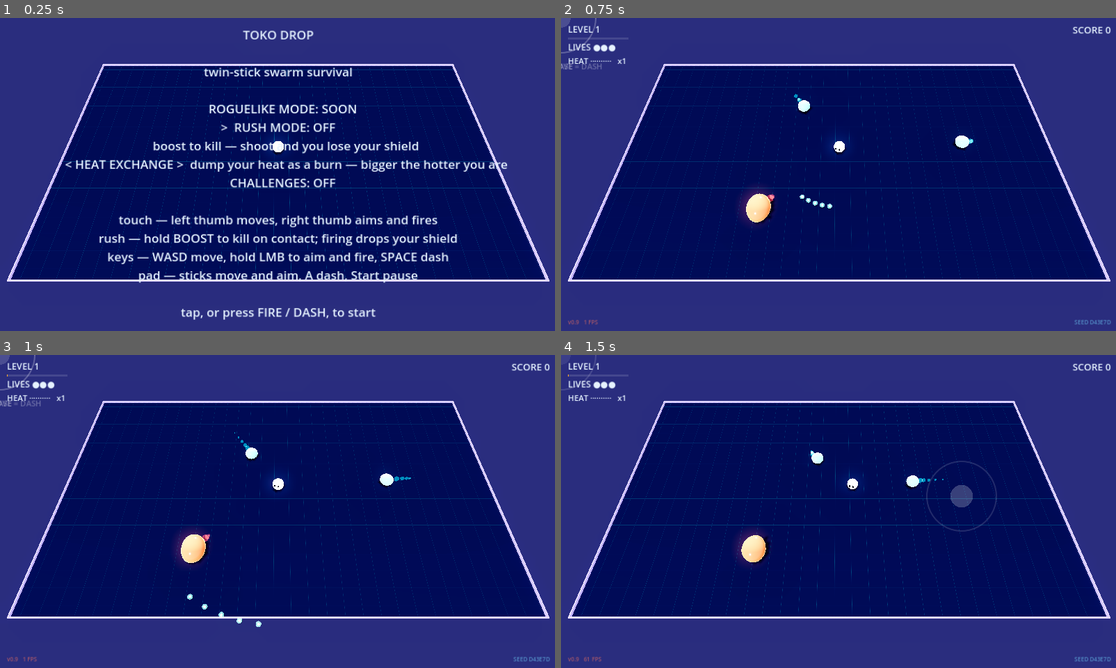
Above: before the commit, frames 1-4 (two rows, left to right).
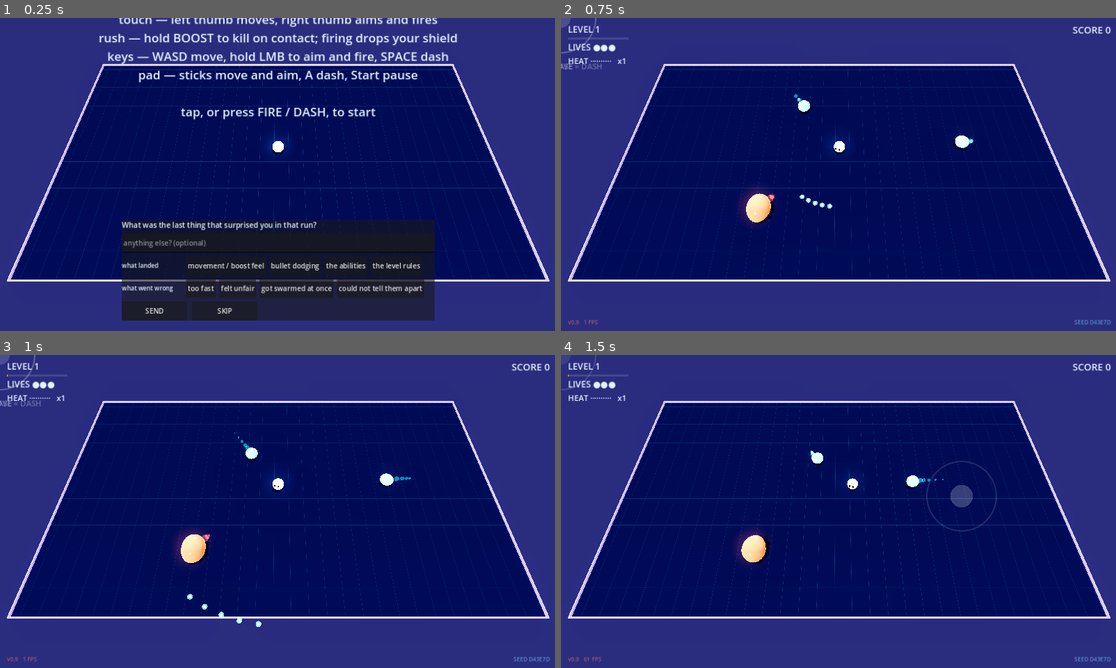
Above: after the commit, the same moments.

Repository: mbace1/toko-drop-godot
Game: Godot game, scene res://scenes/main.tscn
Same seed, same stepped clock (60 frames per second), same inputs: the game is played once before the commit and once after it.
Inputs (mouse positions are in pixels of both pictures, inside the frame that each line leads up to):
- Up to frame 1 (0.25 s): no input
- Up to frame 2 (0.75 s): click (788, 265) at 0.5 s, where only the run after the commit has a clickable "movement / boost feel"
- Up to frame 3 (1 s): no input
- Up to frame 4 (1.5 s): move the mouse to (960, 495) at 1.27 s; press the mouse at (960, 495) at 1.28 s; hold D (move_right) from 1.28 s (still down)

The runs differ from the first frame. In frame 1, 26% of the frame differs, in the area x 11-92%, y 0-97%; in frame 2, nothing differs; in frame 3, nothing differs; in frame 4, nothing differs.

Commit message:
Contextual feedback on the death screen
Ported from the browser build's v212 pass, whose own comment is the argument
for it: "the generic 'what went wrong?' form asks every player the same thing
forever; this asks about the body you just lost to, shows it, and rotates so
repeat runs don't get the same prompt twice."

So this is not a comment box. Every damage site now records what hit you and
how (melee / shot / hazard), and the deck picks the most specific question
that fits and skips anything asked recently. Dying to a GLOBBO asks whether
you could read what it was about to do; dying to a shot asks whether you saw
it coming; dying to sludge asks whether the hazard telegraphed. Bullets carry
no owner in the pool, so the shooter is the nearest live one — an honest guess
rather than a false record.

Rules inherited from the browser and kept:
- Explicit consent: the POST fires only on SEND, never on SKIP.
- Never claim a delivery that did not happen. Fire-and-forget; the UI says
  "saved", which is true, rather than "sent", which would not be.
- Saying nothing records nothing — an empty submission is discarded rather
  than filed as an empty opinion.
- ONE GAME ID PER CABINET, matching the arcade catalogue. The browser build
  shipped 'toko-drop' where its catalogue id was 'tokodrop' and split its own
  feedback into two invisible buckets; this is a different cabinet on that
  floor, so it files under tokodropgodot.

Chips are real 44px buttons, because touch is first-class here too.

248 checks; boots clean; death screen rendered and read.

Co-Authored-By: Claude Sonnet 5 <noreply@anthropic.com>
Claude-Session: https://claude.ai/code/session_01YVYCthnnpMWQ6WawyhARue

Diff:
--- a/scripts/enemy.gd
+++ b/scripts/enemy.gd
@@ -143,6 +143,13 @@
 	mat.set_shader_parameter("alpha_amt", _base_alpha)
 	mesh.material_override = mat
 	add_child(mesh)
+
+## Human-readable name, for the death screen's question. The browser keeps an
+## ENEMY_LABEL table of these ("teal globbo", "red spittor") because a question
+## has to name the thing the way a player would.
+func display_name() -> String:
+	var n: String = get_script().resource_path.get_file().get_basename()
+	return n.replace("_", " ")
 
 ## Called once by WaveDirector right after position/target/bullets/half_* are
 ## set, in place of relying on _ready() ordering. Subclasses override to pick
--- /dev/null
+++ b/scripts/feedback.gd
@@ -0,0 +1,176 @@
+## feedback.gd — the death screen's question, and where the answer goes.
+##
+## Ported from the browser build's v212 CONTEXTUAL FEEDBACK, whose own comment
+## is the design argument:
+##
+##   "The generic 'what went wrong?' form asks every player the same thing
+##    forever; this asks about the body you just lost to, shows it, and
+##    rotates so repeat runs don't get the same prompt twice."
+##
+## So this is not a comment box. It remembers what killed you and how, picks
+## the most specific question that fits, and skips anything it asked recently.
+##
+## ── Rules this inherits, and they are not negotiable ────────────────────────
+##  - **Explicit consent.** The POST fires ONLY on SEND. SKIP sends nothing.
+##  - **Never claim a delivery that did not happen.** Fire-and-forget: offline,
+##    blocked or over quota all fail silently, and the UI never says "sent"
+##    unless a request actually came back OK.
+##  - **Saying nothing records nothing.** An empty submission is discarded
+##    rather than filed as an empty opinion.
+##  - **One GAME ID per cabinet, matching the arcade catalogue.** The browser
+##    build shipped 'toko-drop' where its catalogue id was 'tokodrop', which
+##    put the death screen's notes in a different bucket from everything else
+##    said about the same game — invisible until you sort the sheet and find
+##    two spellings. This is a DIFFERENT cabinet on that floor, so it files
+##    under its own id.
+class_name Feedback
+extends Node
+
+## The arcade catalogue id for this cabinet (hub/games.js). Must match exactly.
+const GAME_ID := "tokodropgodot"
+
+## The browser's documented fallback sink. Empty disables sending entirely and
+## the UI then promises nothing — that is the honest default, not a broken one.
+const ENDPOINT := "https://formspree.io/f/mdarbpve"
+
+const ARCHIVE := "user://feedback.json"
+const ASKED_MAX := 4        # how many recent prompts to avoid repeating
+
+## How the fatal blow arrived. The question deck keys off this.
+enum Cause { UNKNOWN, MELEE, BULLET, HAZARD }
+
+## Ordered MOST SPECIFIC FIRST. The first entry that fits and has not been
+## asked recently wins, so the deck works through its variety on its own.
+const DECK := [
+	{"id": "killer_read", "cause": Cause.MELEE, "needs_name": true,
+	 "q": "You went down to a %s. Could you read what it was about to do?"},
+	{"id": "killer_shot", "cause": Cause.BULLET, "needs_name": true,
+	 "q": "A %s shot you. Did you see the shot coming, or did it arrive out of nowhere?"},
+	{"id": "hazard", "cause": Cause.HAZARD, "needs_name": false,
+	 "q": "The arena killed you, not an enemy. Did the hazard telegraph clearly enough?"},
+	{"id": "swarm_read", "cause": Cause.UNKNOWN, "needs_name": true, "crowd": true,
+	 "q": "You died in a crowd. With that many bodies on screen, could you still tell a %s apart?"},
+	{"id": "movement", "cause": Cause.UNKNOWN, "needs_name": true,
+	 "q": "How did the %s MOVE? Did it behave like its own creature, or like everything else?"},
+	{"id": "general", "cause": Cause.UNKNOWN, "needs_name": false,
+	 "q": "What was the last thing that surprised you in that run?"},
+]
+
+## What went wrong. Kept short enough to be a tappable chip.
+const WRONG := [
+	"too fast", "felt unfair", "got swarmed at once", "could not tell them apart",
+]
+## What landed. Mode-aware in the browser; ours asks about the systems this
+## port actually has.
+const LIKED := [
+	"movement / boost feel", "bullet dodging", "the abilities", "the level rules",
+]
+
+var _asked: Array = []
+var _http: HTTPRequest
+
+## Tests point the archive at scratch; a gate that writes the player's real
+## feedback file is a gate that files opinions they never had.
+var archive_path := ARCHIVE
+
+func path_override_for_test() -> void:
+	archive_path = "user://_smoke_feedback.json"
+
+func _ready() -> void:
+	_http = HTTPRequest.new()
+	add_child(_http)
+	_load()
+
+func _load() -> void:
+	if not FileAccess.file_exists(archive_path):
+		return
+	var f := FileAccess.open(archive_path, FileAccess.READ)
+	if f == null:
+		return
+	var d = JSON.parse_string(f.get_as_text())
+	f.close()
+	if typeof(d) == TYPE_DICTIONARY:
+		var a = d.get("asked", [])
+		_asked = a if typeof(a) == TYPE_ARRAY else []
+
+func _save(entries: Array) -> void:
+	var existing: Array = []
+	if FileAccess.file_exists(archive_path):
+		var rf := FileAccess.open(archive_path, FileAccess.READ)
+		if rf != null:
+			var d = JSON.parse_string(rf.get_as_text())
+			rf.close()
+			if typeof(d) == TYPE_DICTIONARY:
+				var n = d.get("notes", [])
+				existing = n if typeof(n) == TYPE_ARRAY else []
+	for e in entries:
+		existing.push_front(e)
+	while existing.size() > 50:
+		existing.pop_back()
+	var f := FileAccess.open(archive_path, FileAccess.WRITE)
+	if f == null:
+		return
+	f.store_string(JSON.stringify({"asked": _asked, "notes": existing}))
+	f.close()
+
+## Picks a question for the run that just ended. `crowd` is how many bodies
+## were alive at death — the deck has a prompt specifically about telling
+## things apart in a crush.
+func pick(cause: int, enemy_name: String, crowd: int) -> Dictionary:
+	for entry in DECK:
+		if _asked.has(entry["id"]):
+			continue
+		if entry["cause"] != Cause.UNKNOWN and entry["cause"] != cause:
+			continue
+		if bool(entry.get("needs_name", false)) and enemy_name == "":
+			continue
+		if bool(entry.get("crowd", false)) and crowd < 4:
+			continue
+		return _use(entry, enemy_name)
+	# Everything recent — clear the memory and take the generic one.
+	_asked.clear()
+	return _use(DECK[DECK.size() - 1], enemy_name)
+
+func _use(entry: Dictionary, enemy_name: String) -> Dictionary:
+	_asked.push_front(entry["id"])
+	while _asked.size() > ASKED_MAX:
+		_asked.pop_back()
+	var q: String = entry["q"]
+	if bool(entry.get("needs_name", false)):
+		q = q % enemy_name
+	return {"id": entry["id"], "question": q}
+
+## Files a note. Returns "" if there was nothing to file, "saved" when it was
+## kept locally only, or "sent" once a POST actually succeeds (reported later
+## via the returned signal on the request node).
+func submit(prompt_id: String, answer: String, liked: Array, wrong: Array,
+		run: Dictionary) -> String:
+	# Saying nothing records nothing, rather than filing an empty opinion.
+	if answer.strip_edges() == "" and liked.is_empty() and wrong.is_empty():
+		return ""
+
+	var note := {
+		"game": GAME_ID,
+		"build": "godot",
+		"prompt": prompt_id,
+		"answer": answer.strip_edges(),
+		"liked": liked,
+		"wrong": wrong,
+		"at": Time.get_datetime_string_from_system(true),
+	}
+	for k in run.keys():
+		note[k] = run[k]
+
+	_save([note])
+	if ENDPOINT == "":
+		return "saved"          # no sink configured: promise nothing
+	_post(note)
+	return "saved"              # never claim delivery before it happens
+
+func _post(note: Dictionary) -> void:
+	# Fire and forget. Offline, ad-blocked or over quota all fail silently and
+	# never touch what was already saved locally.
+	if _http == null:
+		return          # no request node yet (headless gate) — the note is saved
+	var headers := ["Content-Type: application/json", "Accept: application/json"]
+	_http.request(ENDPOINT, headers, HTTPClient.METHOD_POST, JSON.stringify(note))
--- a/scripts/main.gd
+++ b/scripts/main.gd
@@ -92,6 +92,20 @@
 ## Wall-clock length of the current run. The browser treats time survived as
 ## a headline stat on the death screen; this port had no notion of it.
 var _run_t := 0.0
+var feedback: Feedback
+## What landed the fatal blow. The death screen shows it and asks about it,
+## so the question is about something you just lived through rather than a
+## generic form every player sees forever (browser build, v212).
+var _killed_by := ""
+var _killed_how: int = Feedback.Cause.UNKNOWN
+var _crowd_at_death := 0
+var _fb_panel: PanelContainer
+var _fb_prompt: Label
+var _fb_answer: LineEdit
+var _fb_status: Label
+var _fb_id := ""
+var _fb_liked: Array = []
+var _fb_wrong: Array = []
 var _floor_mat: ShaderMaterial
 var _floor_inst: MeshInstance3D
 var _rails: Array[MeshInstance3D] = []
@@ -152,6 +166,9 @@
 	save = SaveService.new()
 	add_child(save)
 	save.load_state()
+
+	feedback = Feedback.new()
+	add_child(feedback)
 
 	rush = RushRules.new()
 	add_child(rush)
@@ -369,9 +386,114 @@
 	_corner_r.horizontal_alignment = HORIZONTAL_ALIGNMENT_RIGHT
 	hud.add_child(_corner_r)
 
+	_build_feedback_panel()
+
 	sticks = TouchSticks.new()
 	sticks.input_mgr = input_mgr
 	hud.add_child(sticks)
+
+## The death-screen question. Hidden until a run ends; never shown on the
+## menu, because there is nothing to ask about yet.
+func _build_feedback_panel() -> void:
+	_fb_panel = PanelContainer.new()
+	_fb_panel.set_anchors_preset(Control.PRESET_CENTER_BOTTOM)
+	_fb_panel.grow_horizontal = Control.GROW_DIRECTION_BOTH
+	_fb_panel.grow_vertical = Control.GROW_DIRECTION_BEGIN
+	_fb_panel.position = Vector2(0, -24)
+	_fb_panel.custom_minimum_size = Vector2(720, 0)
+	_fb_panel.hide()
+	hud.add_child(_fb_panel)
+
+	var col := VBoxContainer.new()
+	col.add_theme_constant_override("separation", 8)
+	_fb_panel.add_child(col)
+
+	_fb_prompt = _make_label(17)
+	_fb_prompt.autowrap_mode = TextServer.AUTOWRAP_WORD_SMART
+	_fb_prompt.custom_minimum_size = Vector2(700, 0)
+	col.add_child(_fb_prompt)
+
+	_fb_answer = LineEdit.new()
+	_fb_answer.placeholder_text = "anything else? (optional)"
+	_fb_answer.custom_minimum_size = Vector2(700, 44)
+	col.add_child(_fb_answer)
+
+	col.add_child(_chip_row("what landed", Feedback.LIKED, _fb_liked))
+	col.add_child(_chip_row("what went wrong", Feedback.WRONG, _fb_wrong))
+
+	var row := HBoxContainer.new()
+	row.add_theme_constant_override("separation", 12)
+	col.add_child(row)
+
+	var send := Button.new()
+	send.text = "SEND"
+	send.custom_minimum_size = Vector2(150, 44)
+	send.pressed.connect(_send_feedback)
+	row.add_child(send)
+
+	var skip := Button.new()
+	skip.text = "SKIP"
+	skip.custom_minimum_size = Vector2(150, 44)
+	# SKIP sends nothing. Explicit consent by design.
+	skip.pressed.connect(func():
+		_fb_panel.hide()
+		_msg_label.position.y = 0.0)
+	row.add_child(skip)
+
+	_fb_status = _make_label(14)
+	_fb_status.add_theme_color_override("font_color", Color(0.6, 0.85, 0.7))
+	row.add_child(_fb_status)
+
+## A row of toggle chips. 44px minimum, because this has to work under a
+## thumb like everything else.
+func _chip_row(title: String, options: Array, into: Array) -> HBoxContainer:
+	var row := HBoxContainer.new()
+	row.add_theme_constant_override("separation", 8)
+	var lab := _make_label(14)
+	lab.text = title
+	lab.custom_minimum_size = Vector2(140, 44)
+	lab.vertical_alignment = VERTICAL_ALIGNMENT_CENTER
+	row.add_child(lab)
+	for opt in options:
+		var b := Button.new()
+		b.text = String(opt)
+		b.toggle_mode = true
+		b.custom_minimum_size = Vector2(0, 44)
+		b.toggled.connect(func(on: bool):
+			if on and not into.has(opt):
+				into.append(opt)
+			elif not on:
+				into.erase(opt))
+		row.add_child(b)
+	return row
+
+## Opens the panel with a question about the run that just ended.
+func _open_feedback() -> void:
+	var pick := feedback.pick(_killed_how, _killed_by, _crowd_at_death)
+	_fb_id = pick["id"]
+	_fb_prompt.text = pick["question"]
+	_fb_answer.text = ""
+	_fb_liked.clear()
+	_fb_wrong.clear()
+	_fb_status.text = ""
+	_fb_panel.show()
+	# The panel owns the bottom of the screen while it is open, so lift the
+	# summary clear of it — the retry line was being printed underneath it.
+	_msg_label.position.y = -120.0
+
+func _send_feedback() -> void:
+	var run := {
+		"mode": _cur_mode_key(), "score": score,
+		"wave": waves.wave, "seed": waves.seed_text(),
+		"killed_by": _killed_by,
+	}
+	var r := feedback.submit(_fb_id, _fb_answer.text, _fb_liked, _fb_wrong, run)
+	# Saying nothing records nothing, and nothing claims a delivery that has
+	# not happened — "saved" is the truthful word for a fire-and-forget POST.
+	_fb_status.text = "" if r == "" else "saved — thank you"
+	if r != "":
+		_fb_panel.hide()
+		_msg_label.position.y = 0.0
 
 func _make_label(font_size: int) -> Label:
 	var l := Label.new()
@@ -468,6 +590,7 @@
 	# Standing in sludge costs you, long after the body that laid it died.
 	if player.alive and not player.invincible \
 			and poison.damages_at(player.position.x, player.position.z):
+		_note_killer("", Feedback.Cause.HAZARD)
 		_damage_player()
 	waves.update(delta)
 
@@ -532,6 +655,7 @@
 			b.alive = false
 			continue
 		b.alive = false
+		_note_killer(_bullet_owner_name(b), Feedback.Cause.BULLET)
 		_damage_player()
 		return
 
@@ -565,8 +689,30 @@
 		var dz := e.position.z - player.position.z
 		var r := e.radius + Player.RADIUS
 		if dx * dx + dz * dz < r * r:
+			_note_killer(e.display_name(), Feedback.Cause.MELEE)
 			_damage_player()
 			return
+
+## Remembers the cause of the most recent hit. Whatever is stored when the
+## last life goes is what the death screen asks about.
+func _note_killer(who: String, how: int) -> void:
+	_killed_by = who
+	_killed_how = how
+	_crowd_at_death = waves.enemies.size()
+
+## Which species fired a given bullet. The pool carries no owner, so the
+## nearest live shooter is the honest guess rather than a false record.
+func _bullet_owner_name(b) -> String:
+	var best := ""
+	var best_d := INF
+	for e in waves.enemies:
+		if not is_instance_valid(e) or not e.alive or e.fire_interval <= 0.0:
+			continue
+		var d: float = Vector2(e.position.x - b.x, e.position.z - b.z).length()
+		if d < best_d:
+			best_d = d
+			best = e.display_name()
+	return best
 
 func _damage_player() -> void:
 	add_shake(0.45)   # the one event you must never miss
@@ -628,6 +774,7 @@
 	waves.reseed()
 	_run_t = 0.0
 	_death_wash.color.a = 0.0
+	_fb_panel.hide()
 	input_mgr.set_rush(_rush_verbs())
 	waves.level_override = 0
 	save.mode = _cur_mode_key()   # every read below follows from this
@@ -751,6 +898,7 @@
 	_msg_label.text = "
 ".join(out)
 	_msg_label.show()
+	_open_feedback()
 
 func _on_wave_cleared(n: int) -> void:
 	_wave_peak = 0
@@ -807,6 +955,7 @@
 	_msg_label.text = "
 ".join(out)
 	_msg_label.show()
+	_open_feedback()
 
 func _show_menu() -> void:
 	state = State.MENU
@@ -818,6 +967,7 @@
 			break
 	_msg_label.text = _menu_text()
 	_msg_label.show()
+	_open_feedback()
 
 ## The title screen, built as text so it reflows on a phone without a layout
 ## pass. The selected mode row is marked with a caret, the same way the
--- a/tests/smoke.gd
+++ b/tests/smoke.gd
@@ -27,6 +27,7 @@
 	_test_audio_kit(root)
 	_test_save_service(root)
 	_test_rush_rules(root)
+	_test_feedback(root)
 	_test_challenges(root)
 	_test_wave_budget(root)
 	_test_death_pop(root)
@@ -1128,3 +1129,44 @@
 		"a worse attempt does not lower a level's record")
 
 	DirAccess.remove_absolute(ProjectSettings.globalize_path(sv.path))
+
+
+## The contextual question deck. Its whole value is that it asks about the
+## body you just lost to and does not repeat itself; both are testable.
+func _test_feedback(root: Node3D) -> void:
+	var fb := Feedback.new()
+	root.add_child(fb)
+	fb._asked.clear()
+
+	var melee := fb.pick(Feedback.Cause.MELEE, "globbo", 1)
+	_check(melee["id"] == "killer_read", "a melee death asks the melee question")
+	_check("globbo" in melee["question"], "and NAMES what killed you")
+
+	fb._asked.clear()
+	var shot := fb.pick(Feedback.Cause.BULLET, "spittor", 1)
+	_check(shot["id"] == "killer_shot", "a shot death asks a different question")
+	_check("spittor" in shot["question"], "and names the shooter")
+
+	fb._asked.clear()
+	var haz := fb.pick(Feedback.Cause.HAZARD, "", 1)
+	_check(haz["id"] == "hazard", "dying to the arena asks about the arena")
+	_check(not ("%s" in haz["question"]), "a nameless cause never leaves a hole in the text")
+
+	# It rotates: asking the same way twice must not ask the same thing.
+	fb._asked.clear()
+	var a := fb.pick(Feedback.Cause.MELEE, "globbo", 6)
+	var b := fb.pick(Feedback.Cause.MELEE, "globbo", 6)
+	_check(a["id"] != b["id"], "a repeat run does not get the same prompt twice")
+
+	# The crowd prompt only fires in an actual crowd.
+	fb._asked.clear()
+	fb._asked.append("killer_read")
+	var lonely := fb.pick(Feedback.Cause.MELEE, "globbo", 1)
+	_check(lonely["id"] != "swarm_read", "the crowd question needs an actual crowd")
+
+	# Saying nothing records nothing.
+	fb.path_override_for_test()
+	_check(fb.submit("general", "   ", [], [], {}) == "",
+		"an empty submission is discarded, not filed as an empty opinion")
+	_check(fb.submit("general", "it felt good", [], {}.keys(), {}) != "",
+		"a real note is kept")
Not shown, added: scripts/feedback.gd.uid
